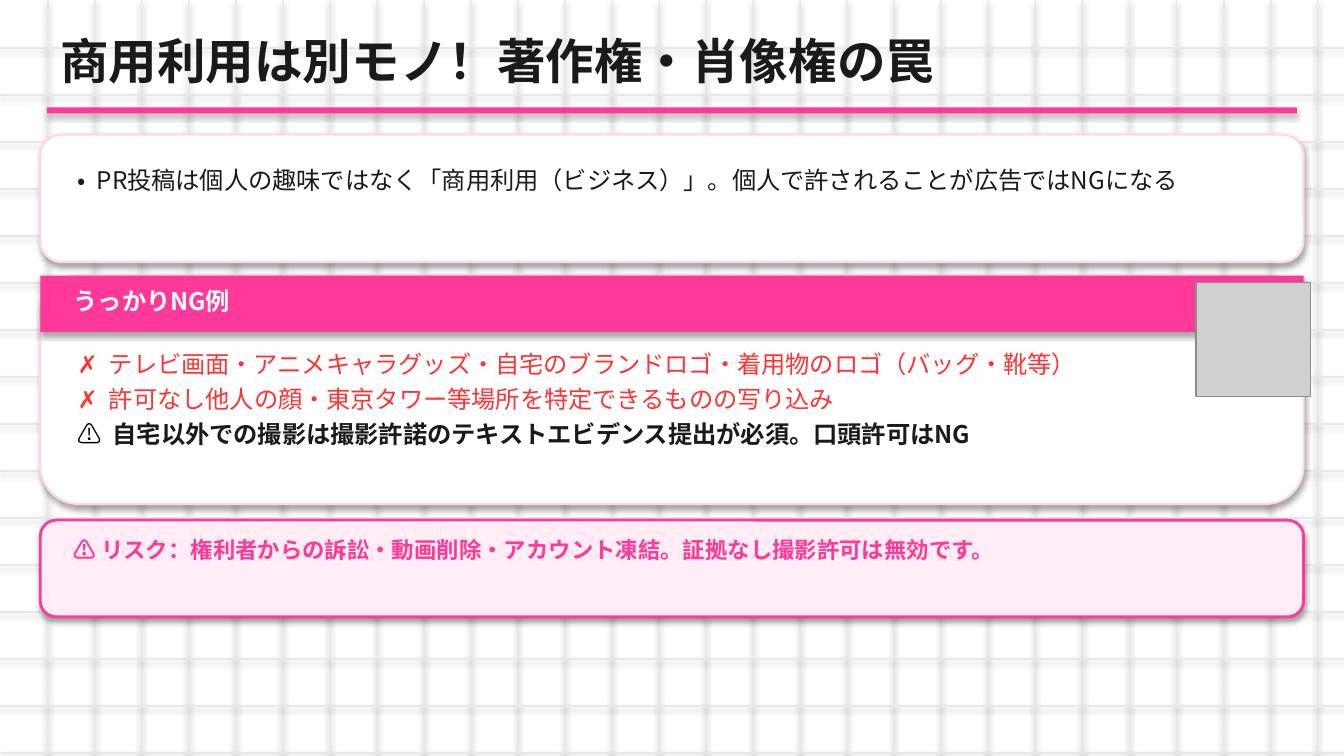
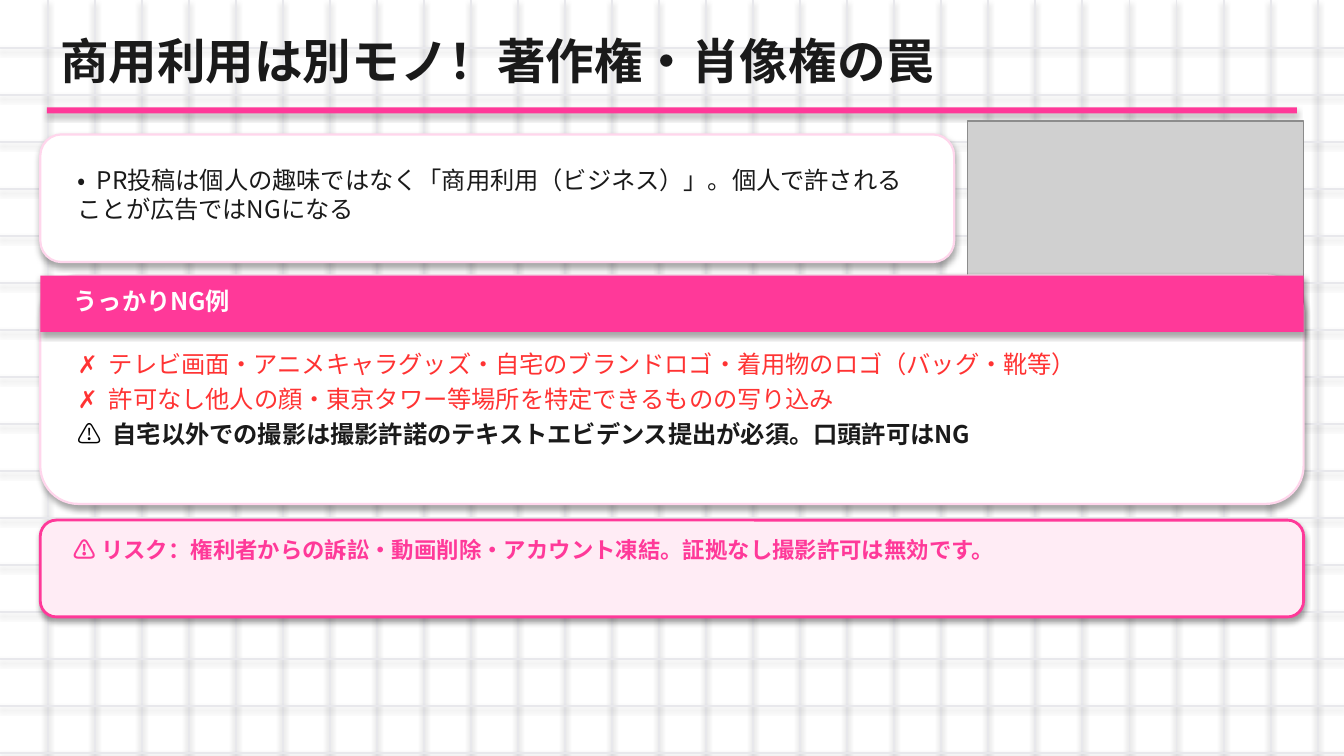
Before and after one commit to nagasawakai-eng/torihada-pptx-editor, a slide deck: slide 18 of TORIHADA_第2週_研修資料.pptx. Drawn at 1344x756 pixels with LibreOffice and Linux fonts; fonts in the diff are those of the drawing; grey boxes stand for pictures. Boxes give left, top, right and bottom in pixels: in the first picture for what was removed or moved away, otherwise in the second. Text is boxed around its words. In the diff, an @@ line names an element or a change of style, - is before the commit and + after.

```diff
--- a/TORIHADA_第2週_研修資料.pptx
+++ b/TORIHADA_第2週_研修資料.pptx
@@ rounded rectangle resized from (x1=40, y1=134, x2=1304, y2=262) to (x1=40, y1=134, x2=954, y2=262) @@
@@ picture added at (x1=968, y1=121, x2=1304, y2=457) @@
@@ text "• PR投稿は個人の趣味ではなく「商用利用（ビジネス）」。個人で許されることが広告ではNGになる" rewrapped from (x1=97, y1=168, x2=1178, y2=191) to (x1=78, y1=168, x2=902, y2=220) @@
@@ picture removed at (x1=1196, y1=282, x2=1310, y2=396) @@
```
Also in this commit, not shown: 23 other slides changed, 13 other files.
